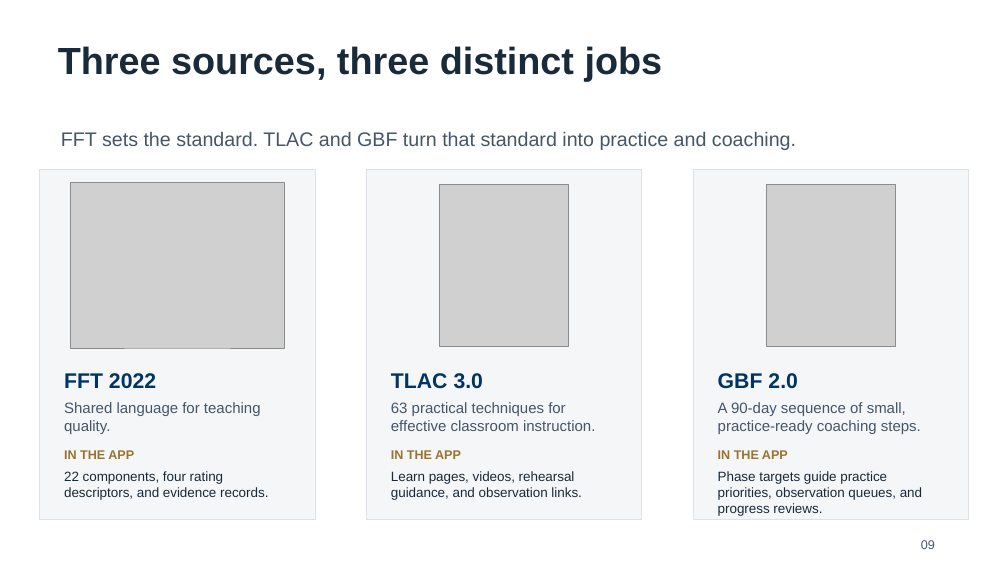
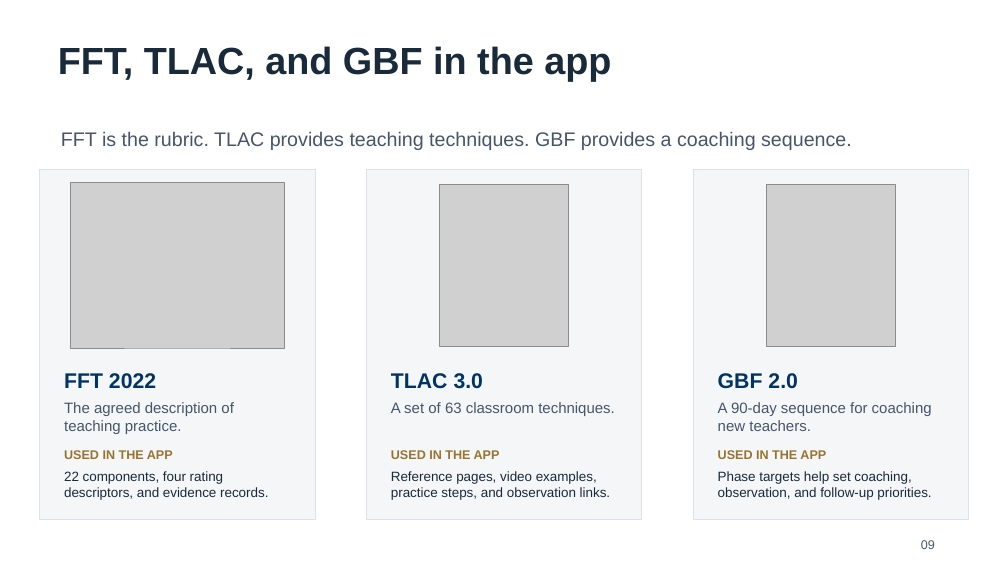
Before and after one commit to bodangren/ra-math-advantage, a slide deck: slide 9 of outputs/danielson-slt_20260907/output/HDKWA-Danielson-SLT-Feature-Review-Final.pptx. Drawn at 1008x567 pixels with LibreOffice and Linux fonts; fonts in the diff are those of the drawing; grey boxes stand for pictures. Boxes give left, top, right and bottom in pixels: in the first picture for what was removed or moved away, otherwise in the second. Text is boxed around its words. In the diff, an @@ line names an element or a change of style, - is before the commit and + after.

Commit message:
docs(danielson): rewrite SLT deck for school review

```diff
--- a/outputs/danielson-slt_20260907/output/HDKWA-Danielson-SLT-Feature-Review-Final.pptx
+++ b/outputs/danielson-slt_20260907/output/HDKWA-Danielson-SLT-Feature-Review-Final.pptx
@@ text at [58, 46, 611, 81]: text changed @@
-Three sources, three distinct jobs
+FFT, TLAC, and GBF in the app
@@ text at [61, 131, 852, 150]: text changed @@
-FFT sets the standard. TLAC and GBF turn that standard into practice and coaching.
+FFT is the rubric. TLAC provides teaching techniques. GBF provides a coaching sequence.
@@ text at [64, 402, 233, 434]: text changed @@
-Shared language for teaching quality.
+The agreed description of teaching practice.
@@ text at [391, 402, 615, 416]: text changed @@
-63 practical techniques for effective classroom instruction.
+A set of 63 classroom techniques.
@@ text at [718, 402, 932, 431]: text changed @@
-A 90-day sequence of small, practice-ready coaching steps.
+A 90-day sequence for coaching new teachers.
@@ text at [64, 450, 173, 459]: text changed @@
-IN THE APP
+USED IN THE APP
@@ text at [391, 450, 500, 459]: text changed @@
-IN THE APP
+USED IN THE APP
@@ text at [391, 471, 610, 500]: text changed @@
-Learn pages, videos, rehearsal guidance, and observation links.
+Reference pages, video examples, practice steps, and observation links.
@@ text at [718, 450, 826, 459]: text changed @@
-IN THE APP
+USED IN THE APP
@@ text at [718, 471, 931, 500]: text changed @@
-Phase targets guide practice priorities, observation queues, and progress reviews.
+Phase targets help set coaching, observation, and follow-up priorities.
```
Also in this commit, not shown: 15 other slides changed, 2 slides added, 1 slide removed.
